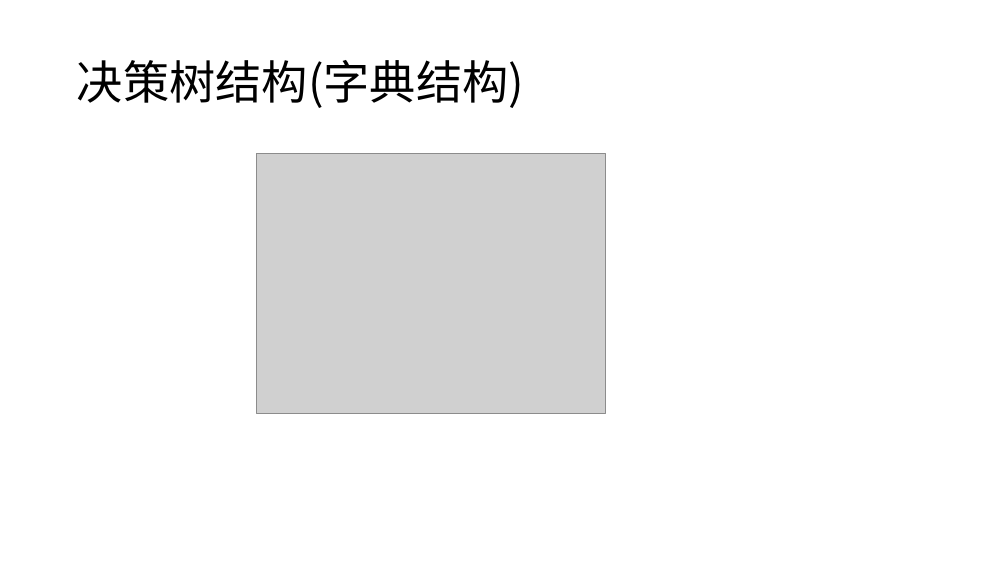
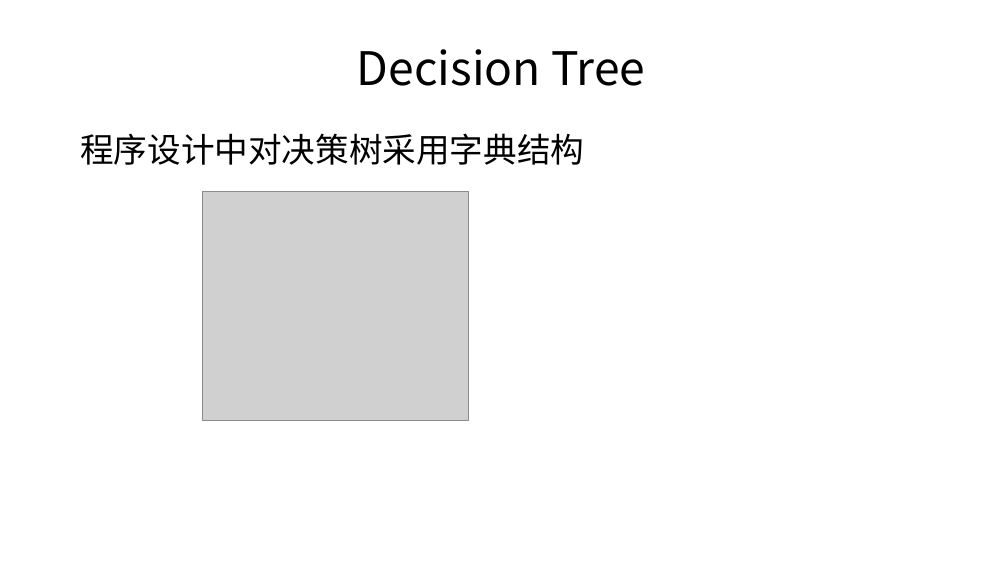
Before and after one commit to JackLuSun/InfoTheory, a slide deck: slide 3 of GroupHomework/Record.pptx (slide 5 before the commit). Drawn at 1008x567 pixels with LibreOffice and Linux fonts; fonts in the diff are those of the drawing; grey boxes stand for pictures. Boxes give left, top, right and bottom in pixels: in the first picture for what was removed or moved away, otherwise in the second. Text is boxed around its words. In the diff, an @@ line names an element or a change of style, - is before the commit and + after.

Commit message:
decision tree done!

```diff
--- a/GroupHomework/Record.pptx
+++ b/GroupHomework/Record.pptx
@@ text added at (357, 49, 645, 86), 44 pt, text #000000 @@
+Decision Tree
@@ title removed at (77, 60, 524, 108) @@
-决策树结构(字典结构)
@@ text added at (80, 133, 584, 165), 32 pt, text #000000 @@
+程序设计中对决策树采用字典结构
@@ picture: place and size @@
-picture at (256, 154, 606, 413)
+picture at (203, 191, 468, 420)
```
Also in this commit, not shown: 4 other slides changed, 1 slide added, 1 slide removed, 2 other files.
